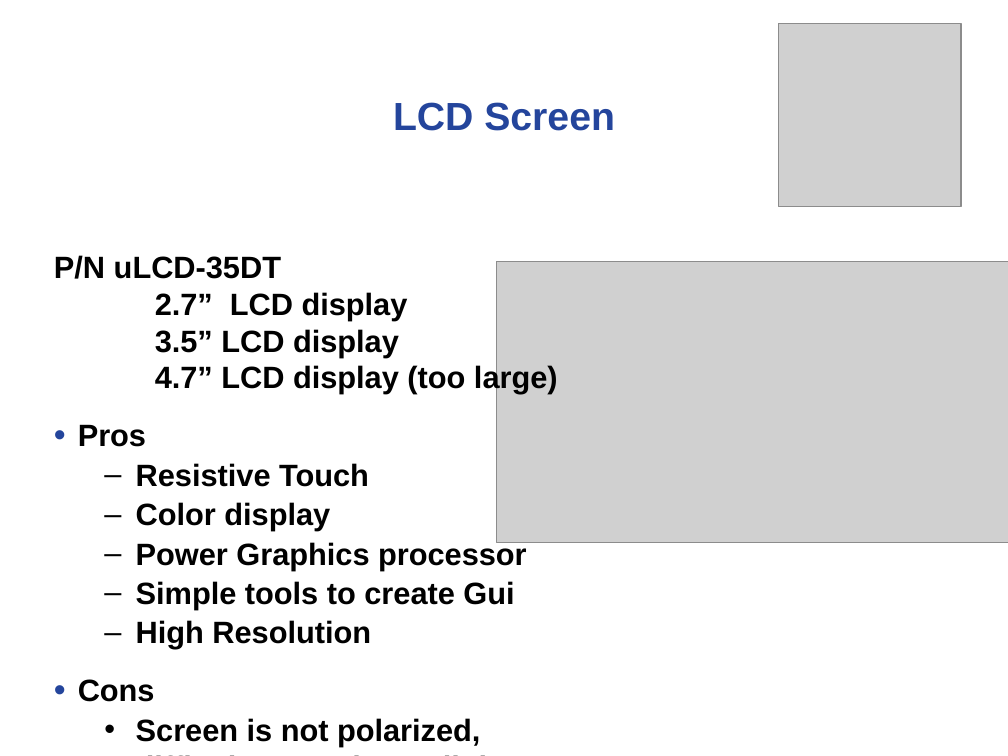
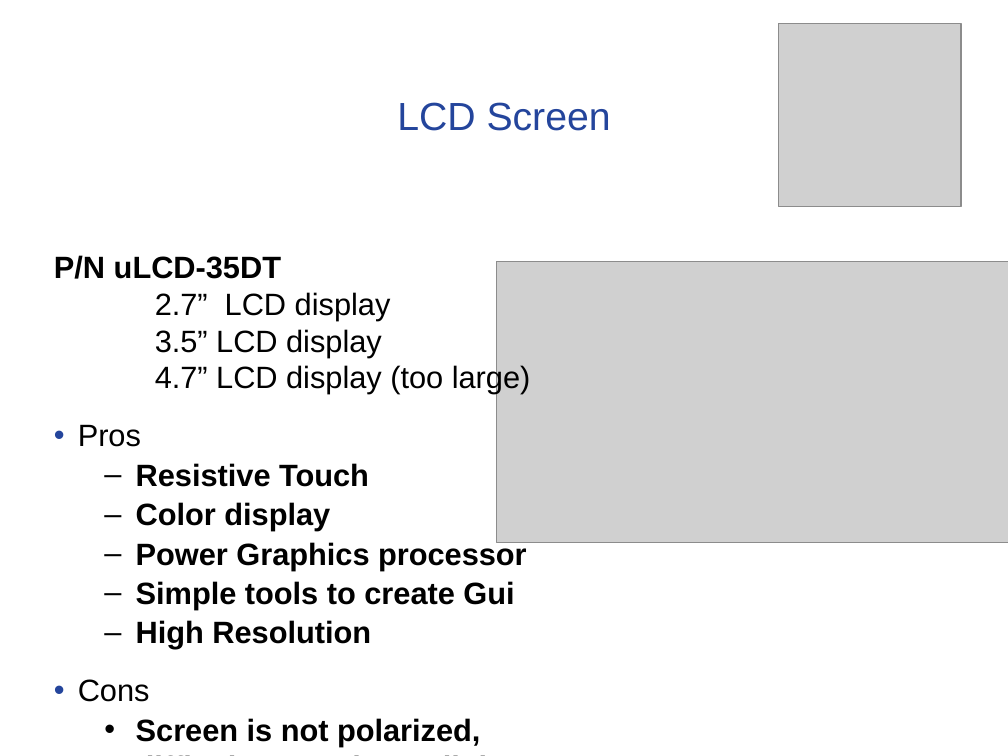
Before and after one commit to noahterickson/DigitalDash, a slide deck: slide 7 of Proposal/Project Proposal.ppt. Drawn at 1008x756 pixels with LibreOffice and Linux fonts; fonts in the diff are those of the drawing; grey boxes stand for pictures; background and template pictures are left out. Boxes give left, top, right and bottom in pixels: in the first picture for what was removed or moved away, otherwise in the second. Text is boxed around its words. In the diff, an @@ line names an element or a change of style, - is before the commit and + after.

```diff
--- a/Proposal/Project Proposal.ppt
+++ b/Proposal/Project Proposal.ppt
@@ text "LCD Screen" at (x1=397, y1=102, x2=611, y2=131): bold off @@
@@ text at (x1=78, y1=292, x2=531, y2=702): bold off in "2.7” LCD display 3.5” LCD display", "4.7” LCD display (too large)", "Pros", "Cons" @@
```
Also in this commit, not shown: 11 other slides changed, 1 slide removed.
